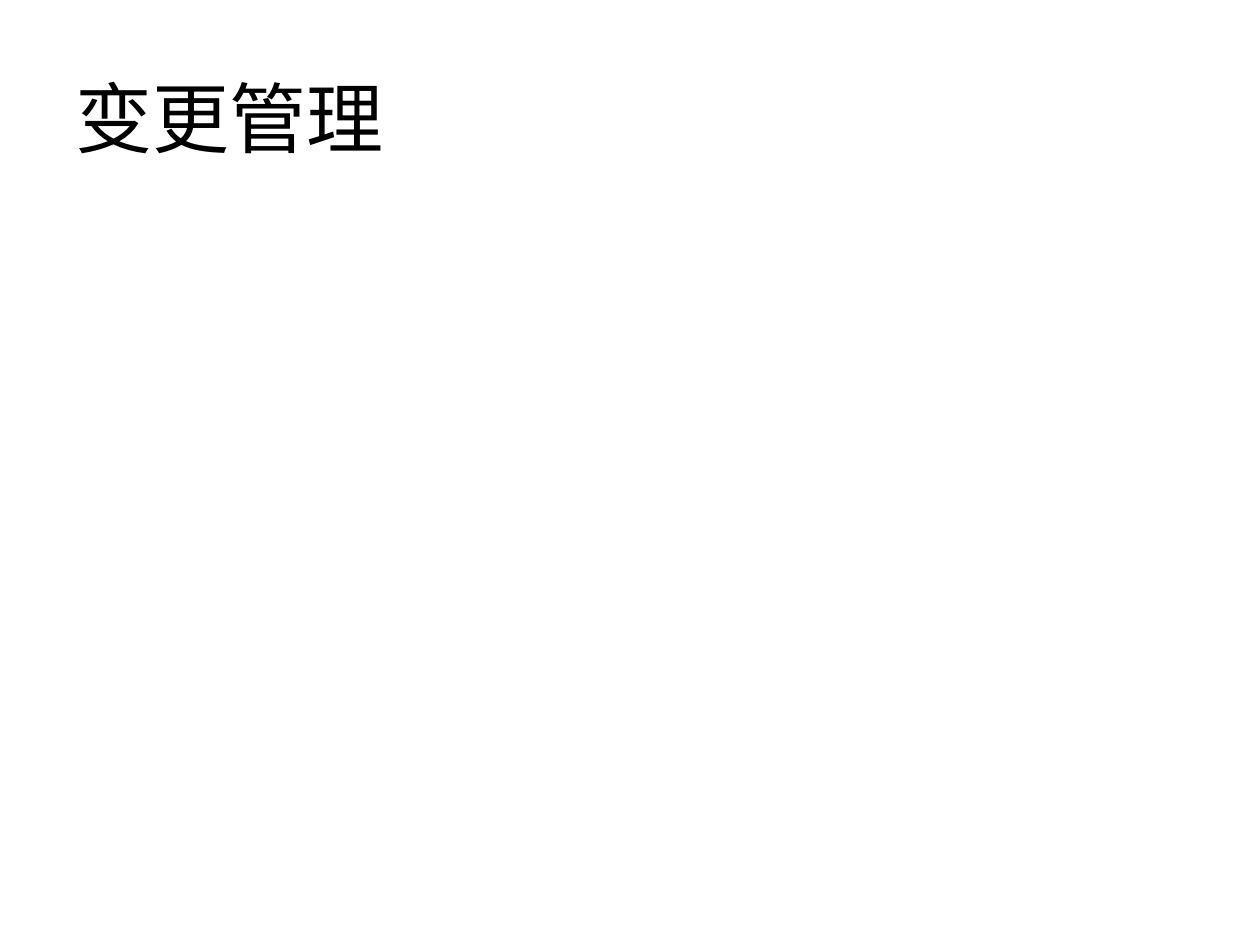
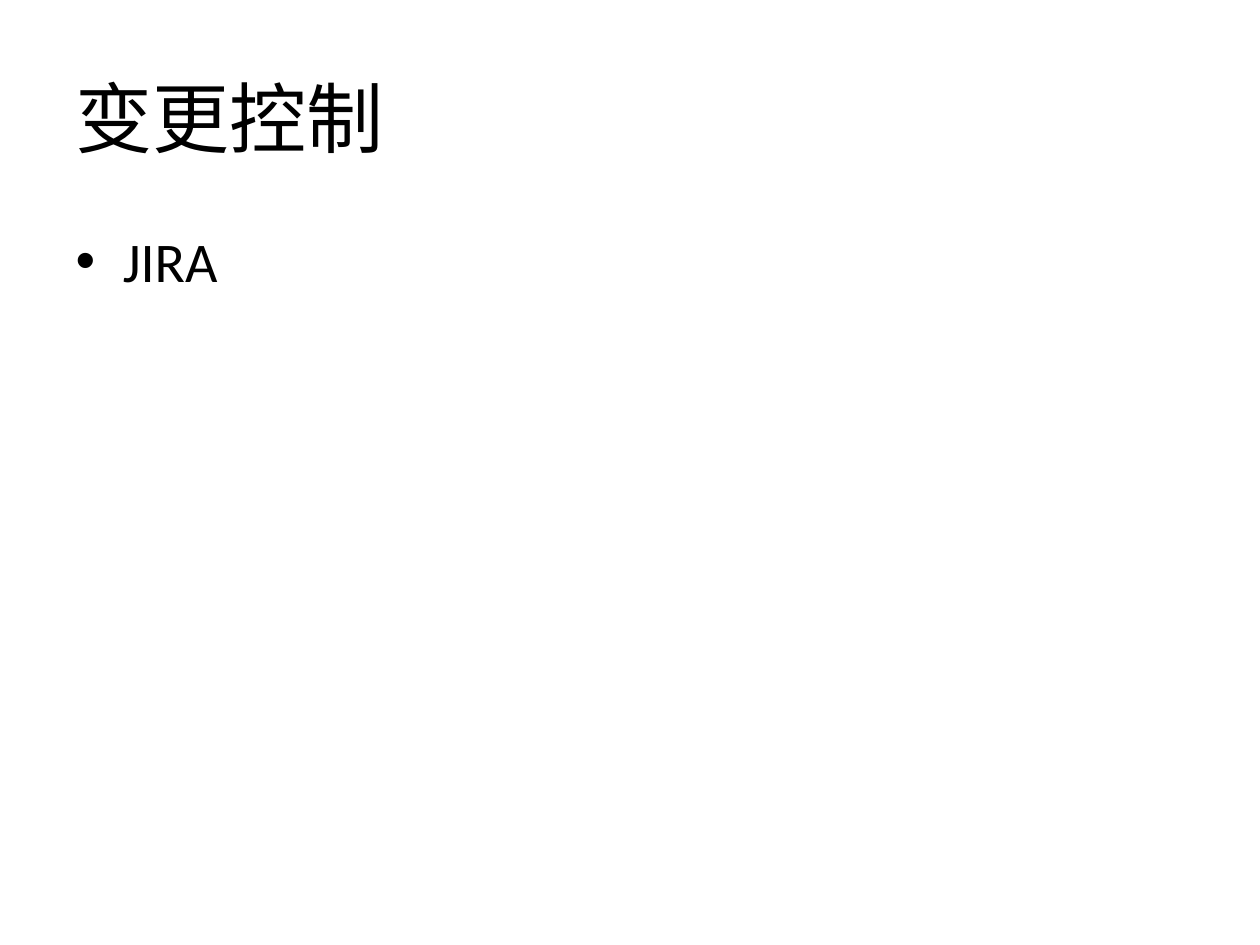
Before and after one commit to xianmomo/demo, a slide deck: slide 6 of 新员工入职指引/配置管理规范及要求.pptx (slide 5 before the commit). Drawn at 1260x945 pixels with LibreOffice and Linux fonts; fonts in the diff are those of the drawing. Boxes give left, top, right and bottom in pixels: in the first picture for what was removed or moved away, otherwise in the second. Text is boxed around its words. In the diff, an @@ line names an element or a change of style, - is before the commit and + after.

```diff
--- a/新员工入职指引/配置管理规范及要求.pptx
+++ b/新员工入职指引/配置管理规范及要求.pptx
@@ title at [76, 81, 384, 154]: text changed @@
-变更管理
+变更控制
@@ text added at [123, 246, 218, 283], 32 pt, text #000000 @@
+• JIRA
```
Also in this commit, not shown: 3 other slides changed, 4 slides added, 1 slide removed, 2 other files.
